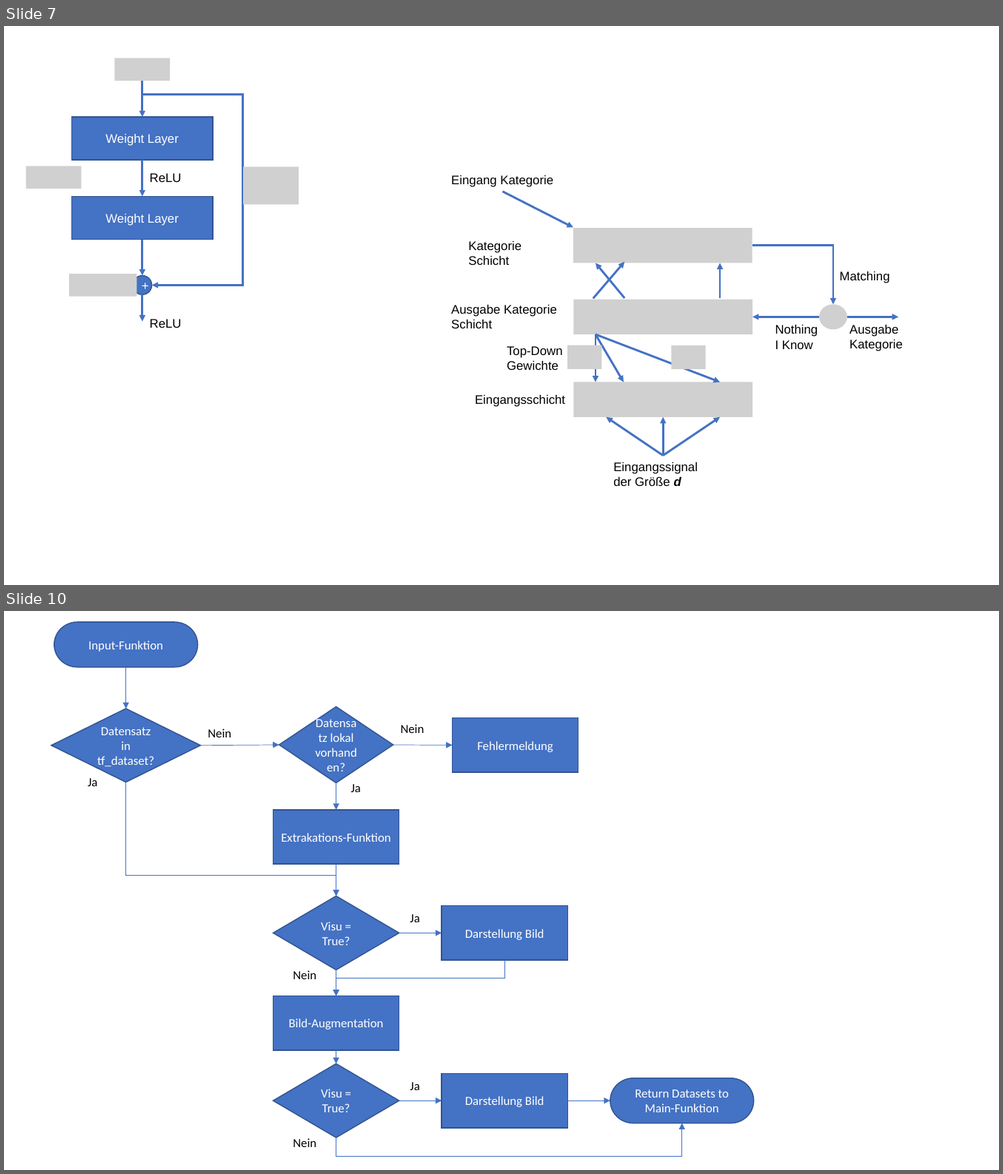
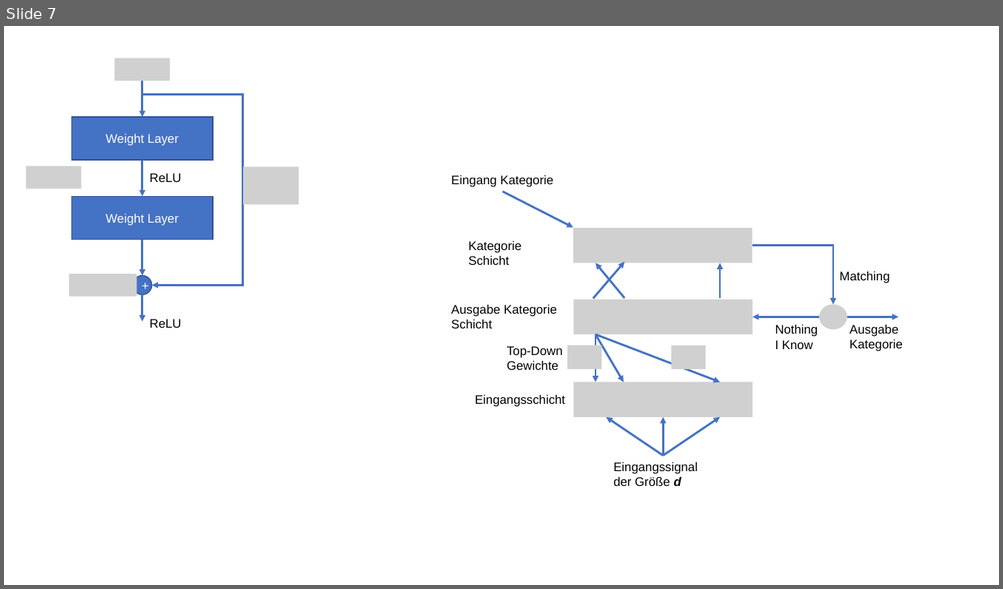
Before and after one commit to simonbuerste/Masterarbeit, a slide deck: Dokumentation/Graphiken.pptx. Shown one above the other, each under a label of ours: slides 7 and 10 before the commit, slide 7 after it; the slides between them are not shown. The pictures are 1003x1174 and 1003x589 pixels, drawn with LibreOffice and Linux fonts; fonts in the diff are those of the drawing; grey boxes stand for pictures. Boxes give left, top, right and bottom in pixels: in the first picture for what was removed or moved away, otherwise in the second. Text is boxed around its words. In the diff, an @@ line names an element or a change of style, - is before the commit and + after.

```diff
--- a/Dokumentation/Graphiken.pptx
+++ b/Dokumentation/Graphiken.pptx
@@ slide 10 removed at box(4, 611, 999, 1170), background #FFFFFF @@
@@ pill shape removed at box(54, 622, 197, 667) @@
-Input-Funktion
@@ arrow removed from (125, 667) to (125, 709) @@
@@ diamond removed at box(51, 709, 200, 783) @@
-Datensatz in tf_dataset?
@@ diamond removed at box(279, 706, 393, 783) @@
-Datensatz lokal vorhanden?
@@ rectangle removed at box(452, 718, 578, 773) @@
-Fehlermeldung
@@ text removed at box(208, 729, 231, 738) @@
-Nein
@@ text removed at box(401, 724, 424, 733) @@
-Nein
@@ arrow removed from (200, 745) to (279, 745) @@
@@ arrow removed from (392, 745) to (452, 745) @@
@@ text removed at box(88, 778, 97, 786) @@
-Ja
@@ elbow arrow removed from (125, 783) to (336, 896) @@
@@ arrow removed from (336, 783) to (336, 810) @@
@@ text removed at box(351, 784, 361, 792) @@
-Ja
@@ rectangle removed at box(273, 810, 399, 865) @@
-Extrakations-Funktion
@@ arrow removed from (336, 864) to (336, 896) @@
@@ diamond removed at box(273, 896, 399, 970) @@
-Visu = True?
@@ text removed at box(410, 914, 419, 923) @@
-Ja
@@ rectangle removed at box(441, 906, 567, 961) @@
-Darstellung Bild
@@ arrow removed from (399, 934) to (441, 934) @@
@@ elbow arrow removed from (505, 960) to (336, 996) @@
@@ text removed at box(293, 971, 316, 980) @@
-Nein
@@ arrow removed from (336, 971) to (336, 996) @@
@@ rectangle removed at box(273, 996, 399, 1051) @@
-Bild-Augmentation
@@ arrow removed from (336, 1051) to (336, 1064) @@
@@ diamond removed at box(273, 1064, 399, 1138) @@
-Visu = True?
@@ rectangle removed at box(441, 1074, 567, 1129) @@
-Darstellung Bild
@@ text removed at box(410, 1082, 419, 1091) @@
-Ja
@@ pill shape removed at box(610, 1079, 753, 1124) @@
-Return Datasets to Main-Funktion
@@ arrow removed from (399, 1101) to (441, 1101) @@
@@ arrow removed from (567, 1101) to (610, 1101) @@
@@ text removed at box(293, 1139, 316, 1147) @@
-Nein
@@ elbow arrow removed from (336, 1139) to (683, 1124) @@
```
Also in this commit, not shown: 4 slides added, 2 other slides removed, 2 other files.
